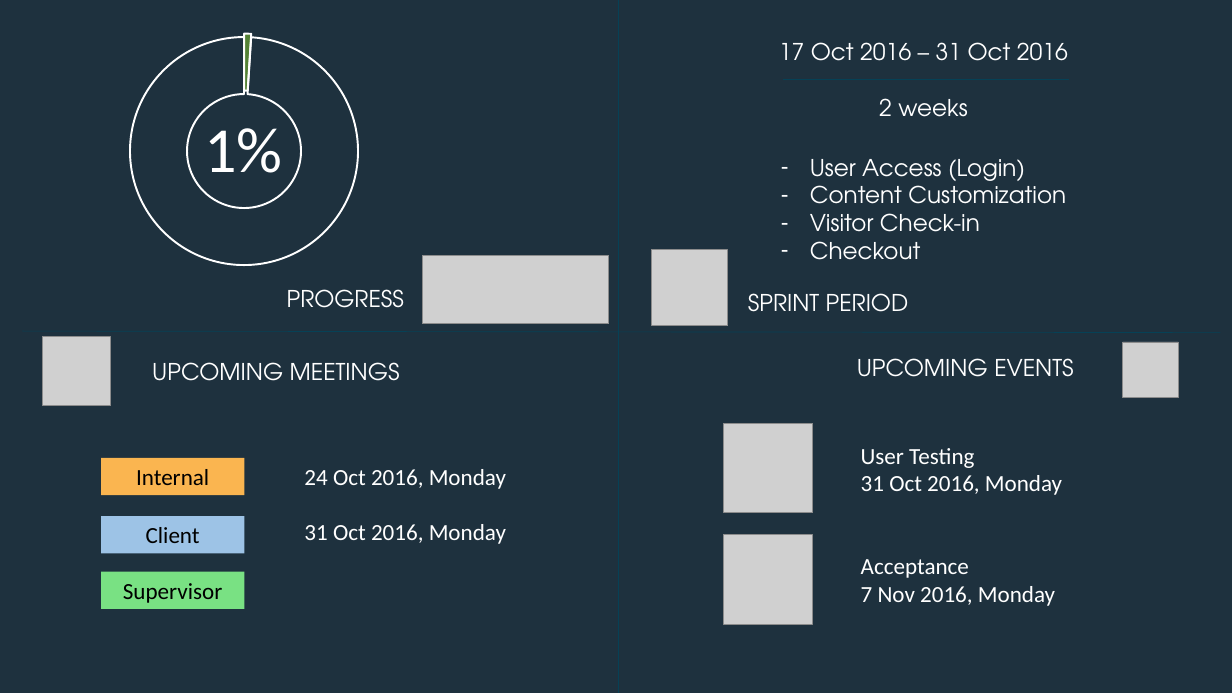
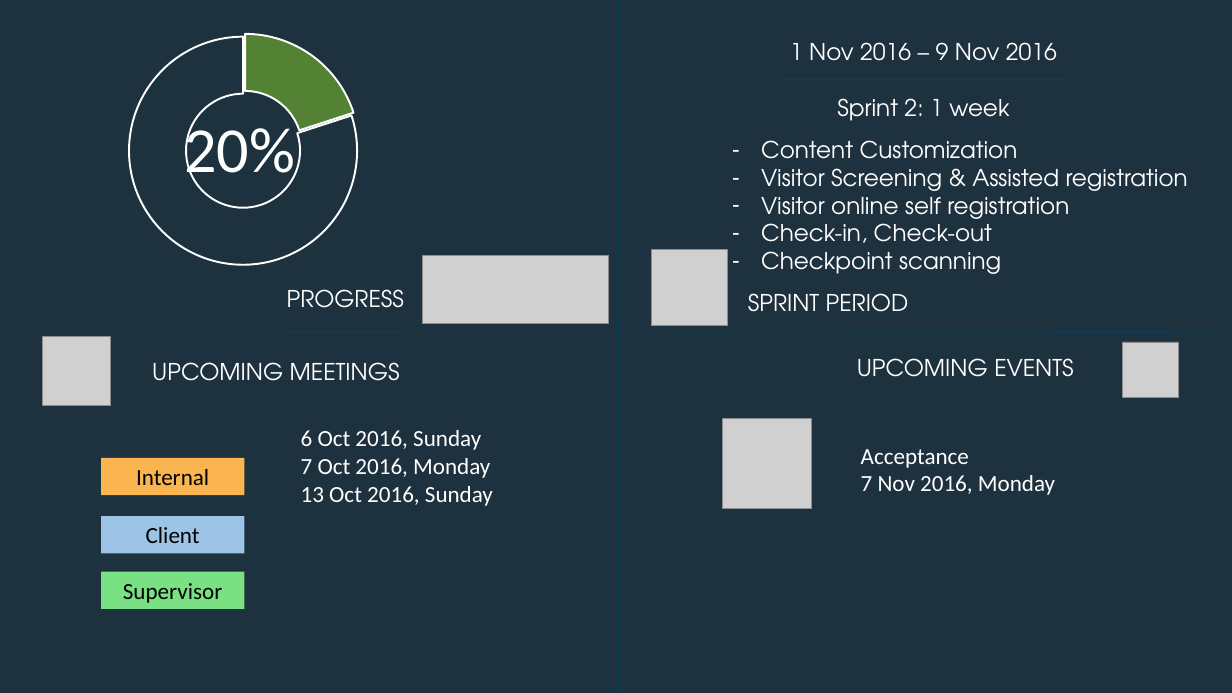
Before and after one commit to aloysiuslam2014/AMKTHKH, a slide deck: slide 2 of documentation/Wiki/content creation/wiki stuff.pptx. Drawn at 1232x693 pixels with LibreOffice and Linux fonts; fonts in the diff are those of the drawing; grey boxes stand for pictures; background and template pictures are left out. Boxes give left, top, right and bottom in pixels: in the first picture for what was removed or moved away, otherwise in the second. Text is boxed around its words. In the diff, an @@ line names an element or a change of style, - is before the commit and + after.

```diff
--- a/documentation/Wiki/content creation/wiki stuff.pptx
+++ b/documentation/Wiki/content creation/wiki stuff.pptx
@@ doughnut chart at (52,21,437,278) @@
@@ Series 1, 1: 1 to 20 @@
@@ Series 1, 2: 99 to 80 @@
@@ text at (790,42,1057,121): text changed @@
-17 Oct 2016 – 31 Oct 2016
-2 weeks
+1 Nov 2016 – 9 Nov 2016
+Sprint 2: 1 week
@@ text at (184,118,295,187): text changed @@
-1%
+20%
@@ text "Content Customization": place and size @@
-text "Content Customization" at (810,159,1066,260)
+text "Content Customization" at (761,140,1188,274)
@@ text at (761,168,1188,274): text changed @@
-– Visitor Check-in
-– Checkout
+– Visitor Screening & Assisted registration
+– Visitor online self registration
+– Check-in, Check-out
+– Checkpoint scanning
@@ text at (810,159,1025,187): paragraph removed @@
-– User Access (Login)
@@ picture: place and size @@
-picture at (724,535,813,625)
+picture at (722,419,811,508)
@@ text at (301,430,493,506): text changed @@
-24 Oct 2016, Monday
-31 Oct 2016, Monday
+6 Oct 2016, Sunday
+7 Oct 2016, Monday
+13 Oct 2016, Sunday
@@ picture removed at (724,423,813,513) @@
@@ text at (861,448,1062,495): paragraphs removed @@
-User Testing
-31 Oct 2016, Monday
```
Also in this commit, not shown: 4 slides added, 1 slide removed, 5 other files.
